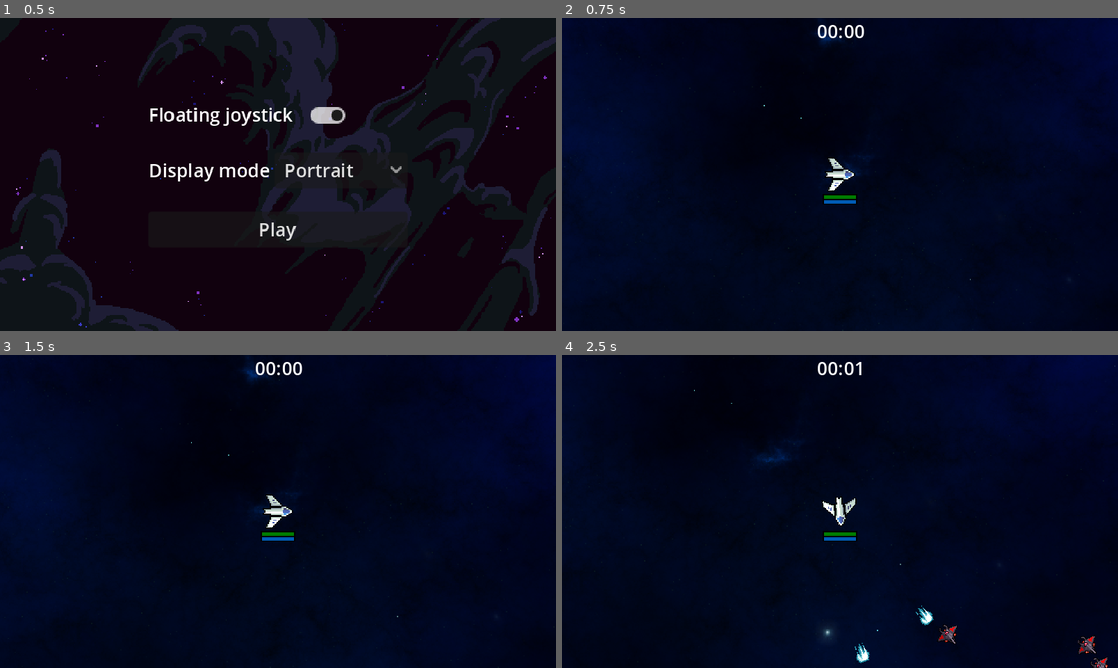
Above: before the commit, frames 1-4 (two rows, left to right).
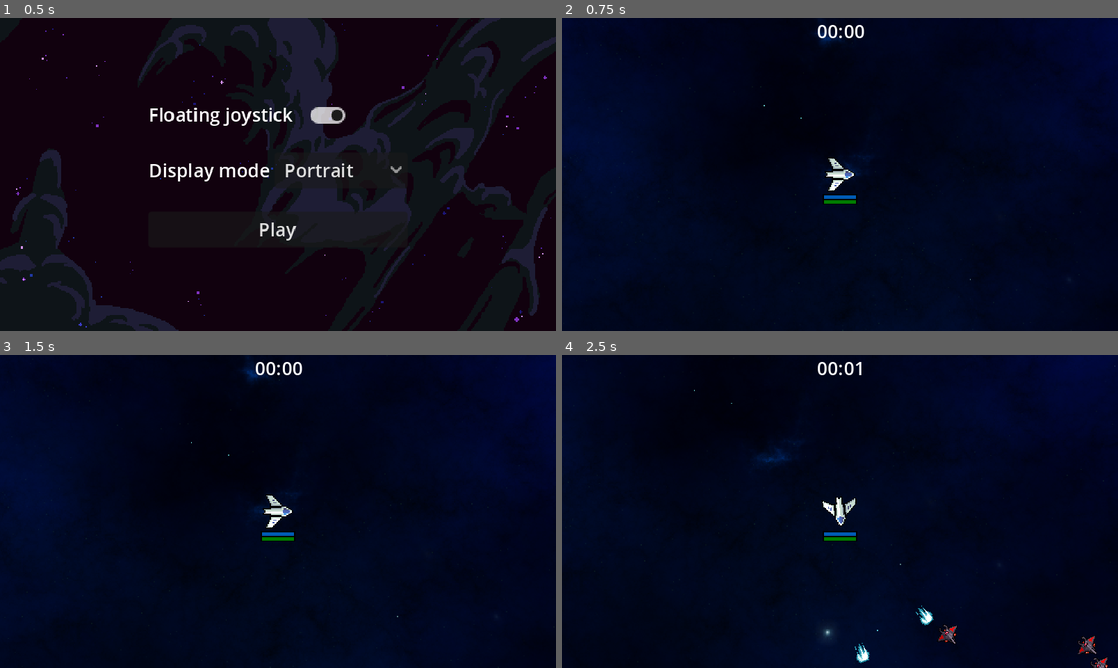
Above: after the commit, the same moments.

Repository: nathanchevenard/GodotSurvivor
Game: Godot game, scene res://Scenes/Settings/Settings.tscn
The game is run twice, just before and just after one commit, with the same random seed, the same clock (stepped at 60 frames per second) and the same inputs.
Inputs (mouse positions are in pixels of both pictures, inside the frame that each line leads up to):
- Up to frame 1 (0.5 s): no input
- Up to frame 2 (0.75 s): click "Play" at 0.5 s
- Up to frame 3 (1.5 s): tap Enter at 1.25 s; move the mouse to (400, 495) at 1.27 s; press the mouse at (400, 495) at 1.28 s; hold Right (move_right) from 1.28 s (still down)
- Up to frame 4 (2.5 s): move the mouse to (728, 527) at 2.02 s; release Right (move_right) at 2.03 s; release the mouse at (728, 527) at 2.03 s; hold Down (move_down) from 2.03 s (still down); click (728, 527) at 2.1 s

Frame 1 is identical in both runs. In frame 2, 0.1% of the frame differs, in the area x 47-53%, y 56-60%; in frame 3, 0.1%; in frame 4, 0.2%, in the area x 47-97%, y 56-96%.

Commit message:
Added Ravager enemy, fixed retry game bug

Diff:
--- a/Scenes/Asteroid/Asteroid.tscn
+++ b/Scenes/Asteroid/Asteroid.tscn
@@ -34,12 +34,12 @@
 radius = 15.0333
 
 [node name="Asteroid" type="CharacterBody2D" groups=["Obstacle"]]
-scale = Vector2(1.62188, 1.62188)
+scale = Vector2(1.08569, 1.08569)
 collision_layer = 8
 collision_mask = 3
 script = ExtResource("1_1nkik")
 size = 2
-direction = Vector2(0.988443, 0.15159)
+direction = Vector2(0.693831, -0.720138)
 asteroid_size_array = Array[ExtResource("2_papve")]([SubResource("Resource_ev82s"), SubResource("Resource_v5go4"), SubResource("Resource_8hw04")])
 
 [node name="Sprite2D" type="Sprite2D" parent="."]
--- a/Scenes/Enemy/Broodling.tscn
+++ b/Scenes/Enemy/Broodling.tscn
@@ -1,6 +1,6 @@
 [gd_scene load_steps=5 format=3 uid="uid://c8fd3xjj47eai"]
 
-[ext_resource type="Script" path="res://Scripts/Character/Enemy/Enemy.gd" id="1_q31j1"]
+[ext_resource type="Script" path="res://Scripts/Character/Enemy/Broodling.gd" id="1_ys715"]
 [ext_resource type="Texture2D" uid="uid://mr1ai7nel24y" path="res://Sprites/Ship/BaseEnemy2.png" id="2_n2anr"]
 
 [sub_resource type="CircleShape2D" id="CircleShape2D_nkmkb"]
@@ -12,7 +12,7 @@
 scale = Vector2(0.7, 0.7)
 collision_layer = 2
 collision_mask = 11
-script = ExtResource("1_q31j1")
+script = ExtResource("1_ys715")
 speed_max = 70.0
 target_groups = Array[String](["Player"])
 
@@ -26,6 +26,7 @@
 debug_color = Color(0.913725, 0, 0.0470588, 0.419608)
 
 [node name="Area2D" type="Area2D" parent="."]
+collision_layer = 0
 
 [node name="CollisionShape2D" type="CollisionShape2D" parent="Area2D"]
 position = Vector2(-3, 0)
--- /dev/null
+++ b/Scenes/Enemy/Ravager.tscn
@@ -0,0 +1,79 @@
+[gd_scene load_steps=8 format=3 uid="uid://bskqt7gbyvfh7"]
+
+[ext_resource type="Script" path="res://Scripts/Character/Enemy/Ravager.gd" id="1_2v341"]
+[ext_resource type="Texture2D" uid="uid://c72f4xlseq8mr" path="res://Sprites/Ship/Ravager.png" id="2_vg34x"]
+[ext_resource type="PackedScene" uid="uid://d23qp5ohiqepc" path="res://Scenes/UI/PercentageBar.tscn" id="3_gsr3w"]
+
+[sub_resource type="CircleShape2D" id="CircleShape2D_k3cbx"]
+radius = 14.0
+
+[sub_resource type="CircleShape2D" id="CircleShape2D_s7j13"]
+radius = 16.0
+
+[sub_resource type="StyleBoxFlat" id="StyleBoxFlat_psjqj"]
+bg_color = Color(1, 0.462745, 0.513726, 1)
+
+[sub_resource type="StyleBoxFlat" id="StyleBoxFlat_qrfir"]
+bg_color = Color(0.74902, 0, 0, 1)
+
+[node name="Ravager" type="CharacterBody2D" groups=["Enemy"]]
+collision_layer = 2
+collision_mask = 11
+script = ExtResource("1_2v341")
+attack = 35
+speed_max = 70.0
+target_groups = Array[String](["Player"])
+health_max = 100
+shield_max = 30
+shield_regen = 1.0
+
+[node name="Sprite2D" type="Sprite2D" parent="."]
+position = Vector2(-4, 0)
+rotation = 1.5708
+texture = ExtResource("2_vg34x")
+
+[node name="CollisionShape2D" type="CollisionShape2D" parent="."]
+shape = SubResource("CircleShape2D_k3cbx")
+debug_color = Color(0.913725, 0, 0.0470588, 0.419608)
+
+[node name="Area2D" type="Area2D" parent="."]
+collision_layer = 0
+
+[node name="CollisionShape2D" type="CollisionShape2D" parent="Area2D"]
+shape = SubResource("CircleShape2D_s7j13")
+debug_color = Color(0.411765, 0.431373, 0.501961, 0.419608)
+
+[node name="ShieldBar" parent="." instance=ExtResource("3_gsr3w")]
+
+[node name="ProgressBar" parent="ShieldBar" index="0"]
+offset_top = 25.0
+offset_bottom = 28.0
+
+[node name="ProgressBar" parent="ShieldBar/ProgressBar" index="0"]
+theme_override_styles/fill = SubResource("StyleBoxFlat_psjqj")
+metadata/_edit_use_anchors_ = true
+
+[node name="HealthBar" parent="." instance=ExtResource("3_gsr3w")]
+
+[node name="ProgressBar" parent="HealthBar" index="0"]
+offset_top = 29.0
+offset_bottom = 32.0
+
+[node name="ProgressBar" parent="HealthBar/ProgressBar" index="0"]
+theme_override_styles/fill = SubResource("StyleBoxFlat_qrfir")
+
+[node name="RemoteTransformShield" type="RemoteTransform2D" parent="."]
+remote_path = NodePath("../ShieldBar")
+update_rotation = false
+
+[node name="RemoteTransformHealth" type="RemoteTransform2D" parent="."]
+remote_path = NodePath("../HealthBar")
+update_rotation = false
+
+[connection signal="health_changed" from="." to="HealthBar/ProgressBar/ProgressBar" method="_on_value_update"]
+[connection signal="shield_changed" from="." to="ShieldBar/ProgressBar/ProgressBar" method="_on_value_update"]
+[connection signal="body_entered" from="Area2D" to="." method="_on_area_2d_body_entered"]
+[connection signal="body_exited" from="Area2D" to="." method="_on_area_2d_body_exited"]
+
+[editable path="ShieldBar"]
+[editable path="HealthBar"]
--- a/Scenes/Level/Level.tscn
+++ b/Scenes/Level/Level.tscn
@@ -1,9 +1,11 @@
-[gd_scene load_steps=11 format=3 uid="uid://descmxrrabovg"]
+[gd_scene load_steps=15 format=3 uid="uid://descmxrrabovg"]
 
 [ext_resource type="Script" path="res://Scripts/Level/Level.gd" id="1_lh7mg"]
 [ext_resource type="PackedScene" uid="uid://bgxyci6epggm8" path="res://Scenes/Player/player.tscn" id="1_tqgfm"]
 [ext_resource type="PackedScene" uid="uid://c5y64cygox0xe" path="res://Scenes/Asteroid/Asteroid.tscn" id="2_byko3"]
 [ext_resource type="Script" path="res://Scripts/Projectile/ProjectileFactory.gd" id="2_nimkm"]
+[ext_resource type="Script" path="res://Scripts/Character/Enemy/EnemySpawnInfo.gd" id="4_2vapx"]
+[ext_resource type="PackedScene" uid="uid://bskqt7gbyvfh7" path="res://Scenes/Enemy/Ravager.tscn" id="5_65rq2"]
 [ext_resource type="Texture2D" uid="uid://dc43qctv5bvyx" path="res://Sprites/Blue_Nebula_04-1024x1024.png" id="6_3l8n2"]
 [ext_resource type="PackedScene" uid="uid://clvvt6oylh6ou" path="res://Scenes/UI/Joystick.tscn" id="6_o0aqk"]
 [ext_resource type="Texture2D" uid="uid://o3f1c781hx7w" path="res://Sprites/BlackHole.png" id="7_kfec1"]
@@ -11,12 +13,22 @@
 [ext_resource type="Script" path="res://Scripts/UI/GameStatistic.gd" id="9_pcfry"]
 [ext_resource type="Script" path="res://Scripts/Utility/DebugOptions.gd" id="10_2qfsf"]
 
+[sub_resource type="Resource" id="Resource_6u0nf"]
+script = ExtResource("4_2vapx")
+enemy_scene = ExtResource("8_xwq3q")
+weight = 30.0
+
+[sub_resource type="Resource" id="Resource_olx7e"]
+script = ExtResource("4_2vapx")
+enemy_scene = ExtResource("5_65rq2")
+weight = 1.0
+
 [node name="Level" type="Node2D"]
 script = ExtResource("1_lh7mg")
 enemy_spawn_range_min = 300.0
 enemy_spawn_range_max = 300.0
 asteroid_scene = ExtResource("2_byko3")
-enemy_scene = ExtResource("8_xwq3q")
+enemy_spawn_infos = Array[ExtResource("4_2vapx")]([SubResource("Resource_6u0nf"), SubResource("Resource_olx7e")])
 direction_random_variation = 15.0
 enemy_incrementation_threshold = 25
 enemy_spawn_number = 2
--- /dev/null
+++ b/Scenes/Level/LevelEmpty.tscn
@@ -0,0 +1,3 @@
+[gd_scene format=3 uid="uid://donkpgyive24d"]
+
+[node name="LevelEmpty" type="Node2D"]
--- a/Scenes/Player/player.tscn
+++ b/Scenes/Player/player.tscn
@@ -6,7 +6,7 @@
 [ext_resource type="PackedScene" uid="uid://p6by0sq0m6aj" path="res://Scenes/Weapon/Blaster.tscn" id="4_vn0rv"]
 [ext_resource type="PackedScene" uid="uid://dhmg6xqpe6j5m" path="res://Scenes/Weapon/Laser.tscn" id="5_m1bf1"]
 [ext_resource type="PackedScene" uid="uid://cue3sdqmec5dg" path="res://Scenes/Weapon/BombLauncher.tscn" id="6_dsrmc"]
-[ext_resource type="PackedScene" uid="uid://d23qp5ohiqepc" path="res://Scenes/UI/HealthBar.tscn" id="7_0rhm3"]
+[ext_resource type="PackedScene" uid="uid://d23qp5ohiqepc" path="res://Scenes/UI/PercentageBar.tscn" id="7_e1xj6"]
 
 [sub_resource type="CircleShape2D" id="CircleShape2D_w5q1e"]
 radius = 11.0
@@ -46,19 +46,27 @@
 [node name="BombLauncher" parent="." instance=ExtResource("6_dsrmc")]
 damage = 10.0
 
-[node name="HealthBar" parent="." instance=ExtResource("7_0rhm3")]
-
-[node name="ShieldBar" parent="." instance=ExtResource("7_0rhm3")]
-
-[node name="ProgressBar" parent="ShieldBar" index="0"]
-offset_top = 22.0
-offset_bottom = 25.0
+[node name="ShieldBar" parent="." instance=ExtResource("7_e1xj6")]
 
 [node name="ProgressBar" parent="ShieldBar/ProgressBar" index="0"]
 theme_override_styles/fill = SubResource("StyleBoxFlat_qshp3")
 
+[node name="HealthBar" parent="." instance=ExtResource("7_e1xj6")]
+
+[node name="ProgressBar" parent="HealthBar" index="0"]
+offset_top = 22.0
+offset_bottom = 25.0
+
+[node name="RemoteTransformShield" type="RemoteTransform2D" parent="."]
+remote_path = NodePath("../ShieldBar")
+update_rotation = false
+
+[node name="RemoteTransformHealth" type="RemoteTransform2D" parent="."]
+remote_path = NodePath("../HealthBar")
+update_rotation = false
+
 [connection signal="health_changed" from="." to="HealthBar/ProgressBar/ProgressBar" method="_on_value_update"]
 [connection signal="shield_changed" from="." to="ShieldBar/ProgressBar/ProgressBar" method="_on_value_update"]
 
+[editable path="ShieldBar"]
 [editable path="HealthBar"]
-[editable path="ShieldBar"]
--- a/Scenes/UI/HealthBar.tscn
+++ b/Scenes/UI/PercentageBar.tscn
@@ -17,7 +17,8 @@
 [sub_resource type="StyleBoxFlat" id="StyleBoxFlat_csi8c"]
 bg_color = Color(0, 0.486275, 0, 1)
 
-[node name="HealthBar" type="CanvasLayer"]
+[node name="HealthBar" type="Node2D"]
+top_level = true
 
 [node name="ProgressBar" type="ProgressBar" parent="."]
 anchors_preset = 8
--- /dev/null
+++ b/Scripts/Character/Enemy/Broodling.gd
@@ -0,0 +1,2 @@
+extends Enemy
+class_name Broodling
--- /dev/null
+++ b/Scripts/Character/Enemy/EnemySpawnInfo.gd
@@ -0,0 +1,5 @@
+extends Resource
+class_name EnemySpawnInfo
+
+@export var enemy_scene : PackedScene
+@export var weight : float
--- /dev/null
+++ b/Scripts/Character/Enemy/Ravager.gd
@@ -0,0 +1,2 @@
+extends Enemy
+class_name Ravager
--- a/Scripts/Level/Level.gd
+++ b/Scripts/Level/Level.gd
@@ -15,7 +15,7 @@
 @export var enemy_spawn_range_max : float = 40
 
 @export var asteroid_scene : PackedScene
-@export var enemy_scene : PackedScene
+@export var enemy_spawn_infos : Array[EnemySpawnInfo]
 @export var spawn_circle_radius : float  = 350.0
 @export_range(0.0, 180.0) var direction_random_variation : float = 40.0
 
@@ -33,6 +33,7 @@
 static var instance : Level = null
 
 signal game_end
+
 
 func _init():
 	if instance != null:
@@ -71,6 +72,8 @@
 		for player : Player in players:
 			if enemies.size() >= enemy_max_number:
 				return
+
+			var enemy_scene : PackedScene = get_random_enemy()
 			spawn_scene_around_position(enemy_scene, player.global_position)
 
 	current_enemy_incrementation += 1
@@ -78,6 +81,22 @@
 		current_enemy_incrementation -= enemy_incrementation_threshold
 		enemy_spawn_number += 1
 
+
+func get_random_enemy() -> PackedScene:
+	var weight_sum : float = 0.0
+
+	for enemy_spawn_info : EnemySpawnInfo in enemy_spawn_infos:
+		weight_sum += enemy_spawn_info.weight
+
+	var random_number : float = randf_range(0.0, weight_sum)
+	var current_weight : float = 0.0
+
+	for enemy_spawn_info : EnemySpawnInfo in enemy_spawn_infos:
+		current_weight += enemy_spawn_info.weight
+		if random_number <= current_weight:
+			return enemy_spawn_info.enemy_scene
+
+	return null
 
 func spawn_scene_around_position(scene: PackedScene, position: Vector2):
 	var instance : Node2D = scene.instantiate() as Node2D
@@ -92,7 +111,8 @@
 
 
 func _on_retry_button_pressed():
-	get_tree().reload_current_scene()
+	#get_tree().reload_current_scene()
+	get_tree().change_scene_to_file("res://Scenes/Settings/Settings.tscn")
 
 func _on_menu_button_pressed():
 	get_tree().change_scene_to_file("res://Scenes/Settings/Settings.tscn")
--- a/Scripts/UI/HealthBar.gd
+++ b/Scripts/UI/HealthBar.gd
@@ -6,6 +6,9 @@
 
 var last_value : float = 0.0
 
+#func _process(delta):
+	#rotation = 0.0
+
 func _on_value_update(value : float):
 	self.value = value
 	timer.start()
--- a/Scripts/Utility/DebugOptions.gd
+++ b/Scripts/Utility/DebugOptions.gd
@@ -27,5 +27,6 @@
 	if enemies_spawn_number > 0:
 		Level.instance.enemy_spawn_number = enemies_spawn_number
 
+
 func _process(delta):
 	print("FPS: " + str(Engine.get_frames_per_second()))
Not shown: 2 places in Scenes/UI/PercentageBar.tscn that only renumber resources
Binary file added: Sprites/Ship/Ravager.png
Not shown, added: Sprites/Ship/Ravager.png.import
Not shown, added: Sprites/Ship/Ravager.xcf
